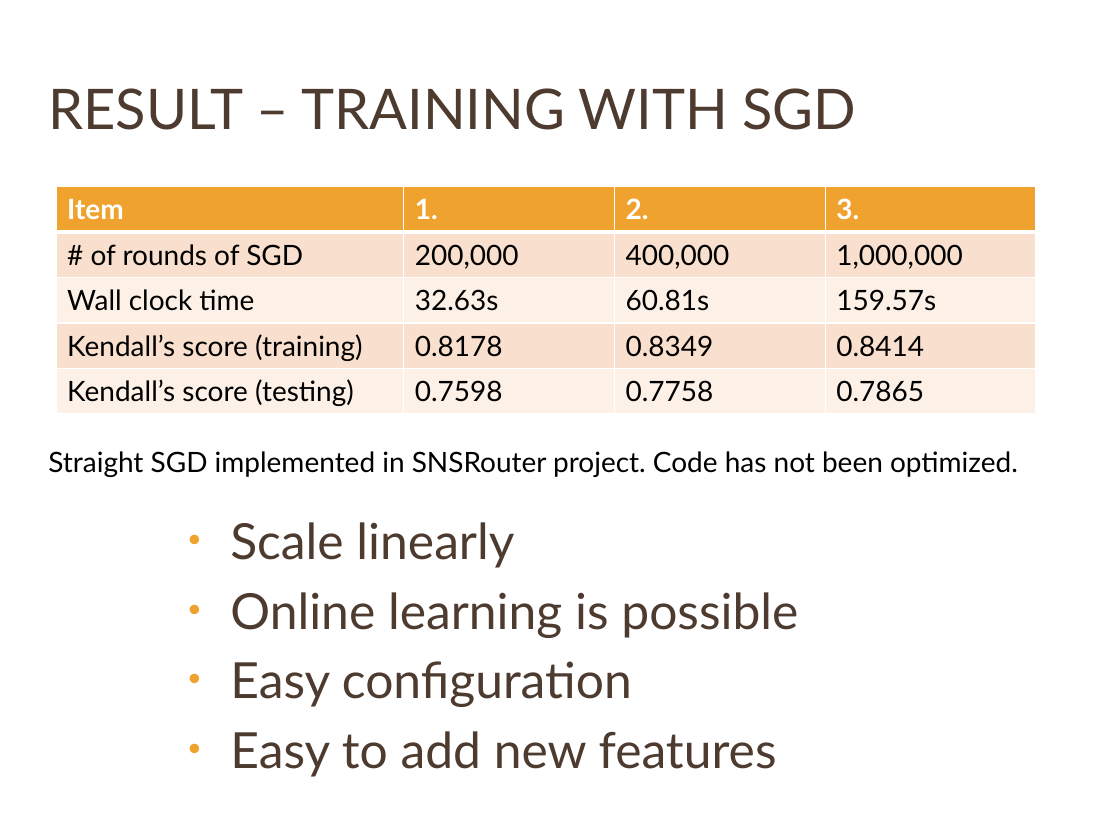
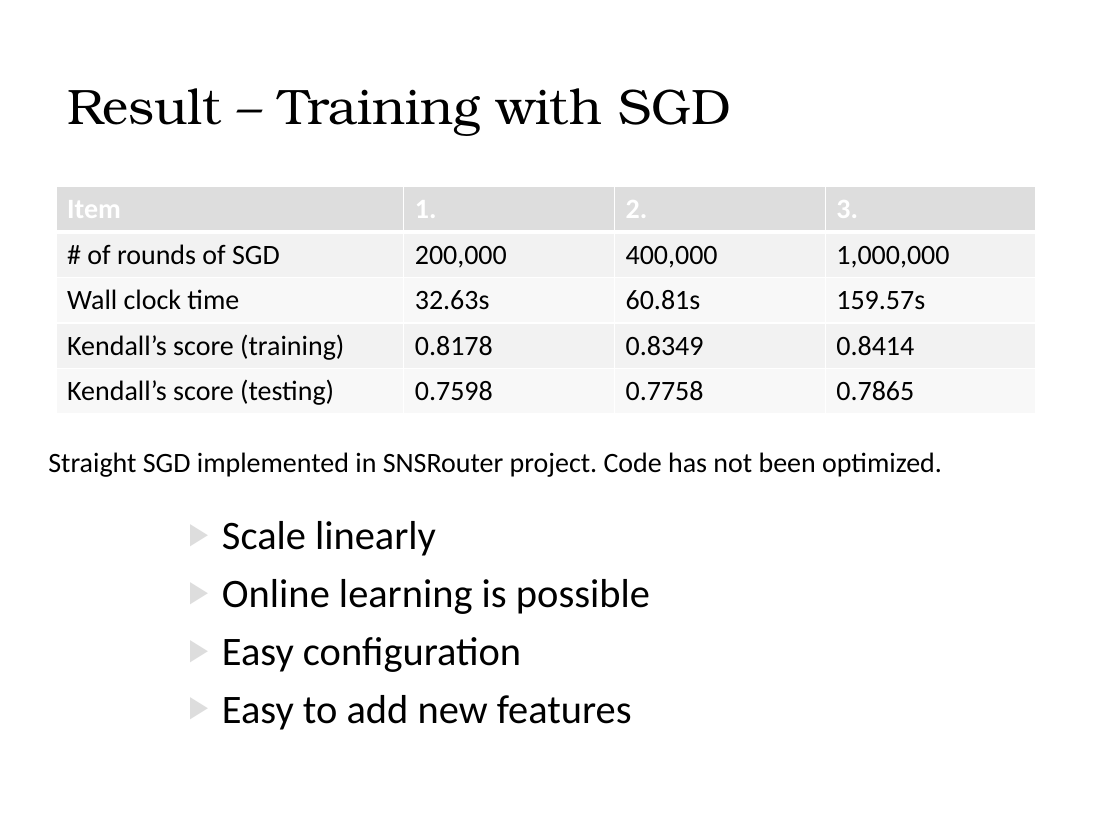
Before and after one commit to hupili/sns-router, a slide deck: slide 17 of doc/presentation/presentation-white.pptx. Drawn at 1120x840 pixels with LibreOffice and Linux fonts; fonts in the diff are those of the drawing; background and template pictures are left out. Boxes give left, top, right and bottom in pixels: in the first picture for what was removed or moved away, otherwise in the second. Text is boxed around its words. In the diff, an @@ line names an element or a change of style, - is before the commit and + after.

```diff
--- a/doc/presentation/presentation-white.pptx
+++ b/doc/presentation/presentation-white.pptx
@@ title "Result – Training with SGD" at [67,88,732,136]: vertical alignment middle to bottom @@
@@ title at [67,88,732,136]: text changed; size 36 to 32 pt; font Lato to TeX Gyre Bonum; text colour #4E3B30 to #000000 @@
-RESULT – TRAINING WITH SGD
+Result – Training with SGD
@@ table at [56,187,1035,414] @@
@@ fill #F0A22E to #DDDDDD in row 1 @@
@@ fill #F9E0CD to #F2F2F2 in 8 cells @@
@@ fill #FCF0E8 to #F9F9F9 in 8 cells @@
@@ font Lato to Calibri @@
@@ text "Straight SGD implemented in SNSRouter ..." at [48,452,942,477]: font Lato to Calibri @@
@@ text "Scale linearly" at [222,521,650,730]: size 32 to 26 pt, font Lato to Calibri, text colour #4E3B30 to #000000; bullet • to ▶; bullet colour #F0A22E to #DDDDDD @@
```
Also in this commit, not shown: 26 other slides changed, 1 other file.
